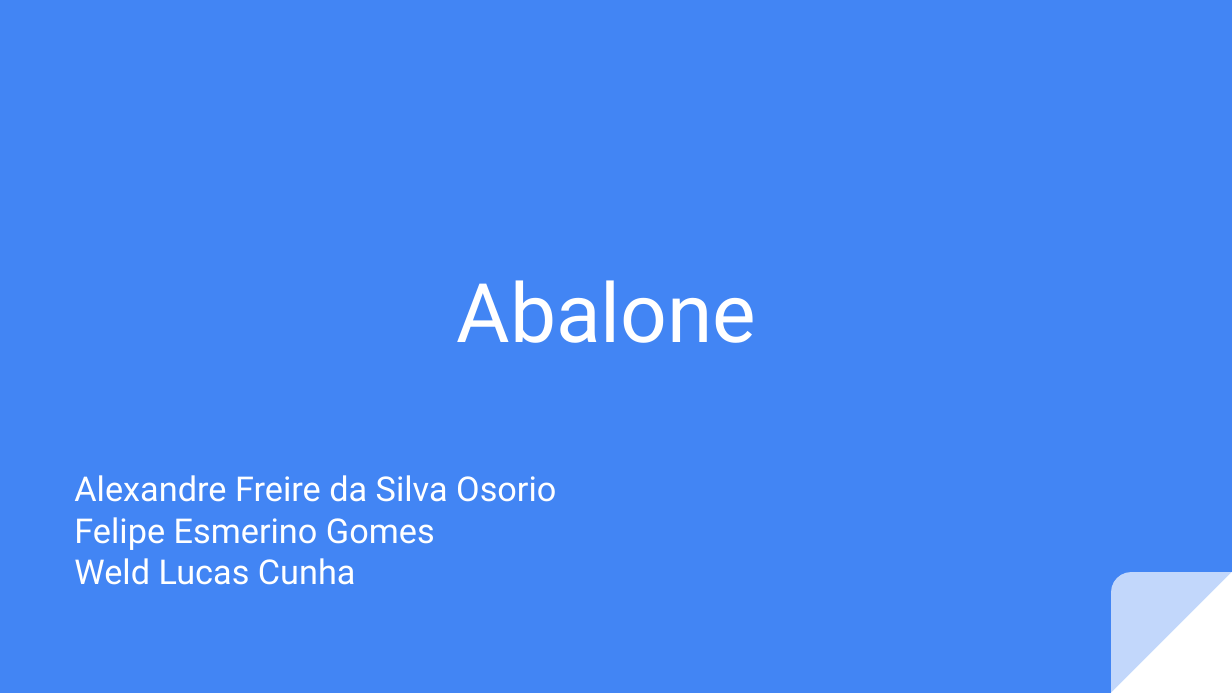
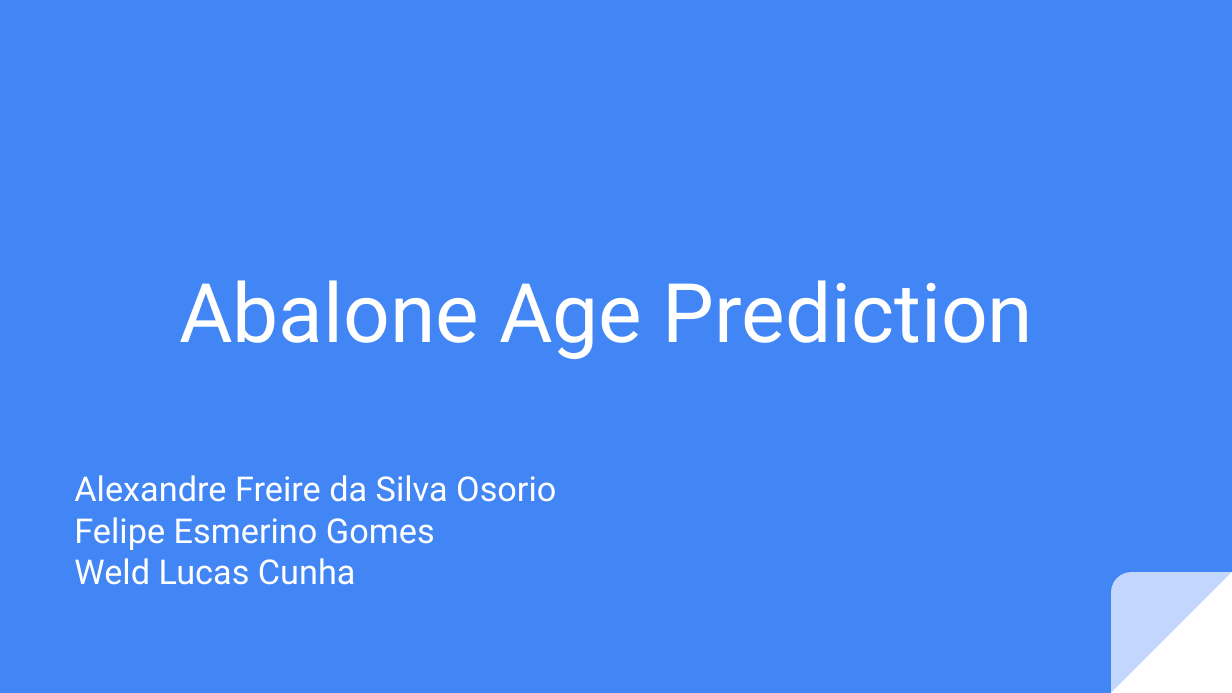
Before and after one commit to dwelcaslu/IFSP-Projeto-Interdisciplinar-2021.02, a slide deck: slide 1 of reports/Apresentação - Projeto Interdisciplinar.pptx. Drawn at 1232x693 pixels with LibreOffice and Linux fonts; fonts in the diff are those of the drawing. Boxes give left, top, right and bottom in pixels: in the first picture for what was removed or moved away, otherwise in the second. Text is boxed around its words. In the diff, an @@ line names an element or a change of style, - is before the commit and + after.

```diff
--- a/reports/Apresentação - Projeto Interdisciplinar.pptx
+++ b/reports/Apresentação - Projeto Interdisciplinar.pptx
@@ title at box(179, 280, 1033, 359): text changed @@
-Abalone
+Abalone Age Prediction
```
Also in this commit, not shown: 8 other slides changed, 15 slides added, 9 slides removed, 2 other files.
